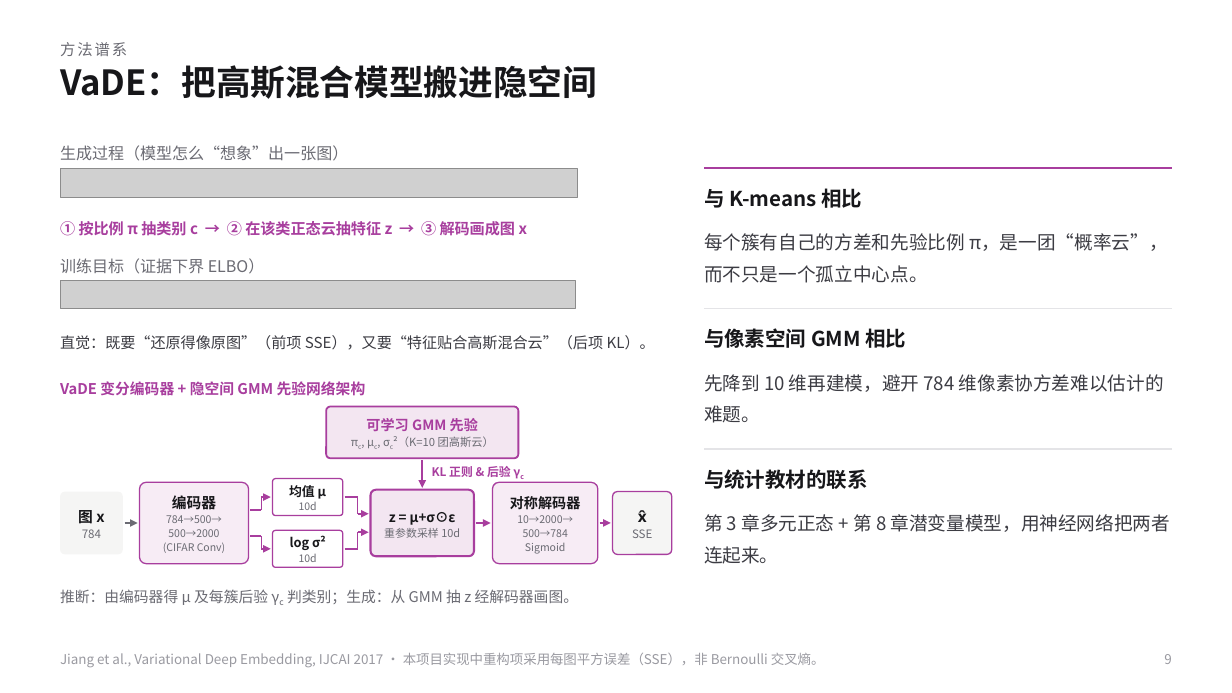
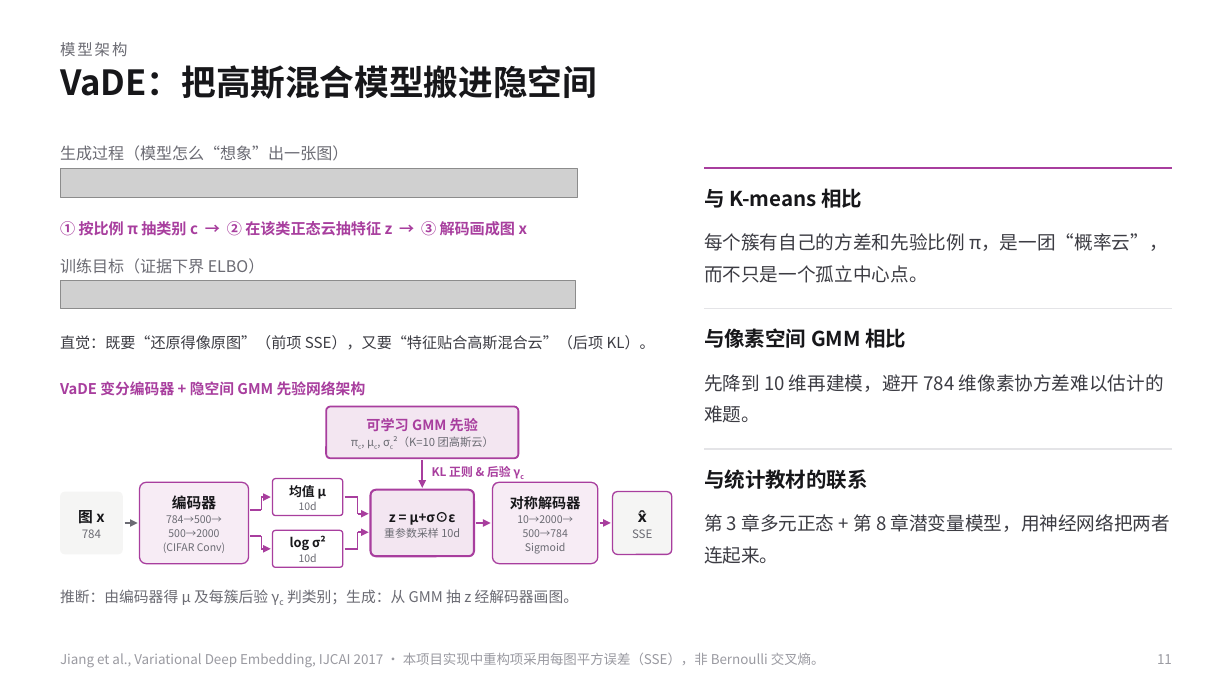
Before and after one commit to KQYaili/DeepClustering-Survey, a slide deck: slide 11 of presentation/deep-clustering-evolution-selection-guide.pptx (slide 9 before the commit). Drawn at 1232x693 pixels with LibreOffice and Linux fonts; fonts in the diff are those of the drawing; grey boxes stand for pictures. Boxes give left, top, right and bottom in pixels: in the first picture for what was removed or moved away, otherwise in the second. Text is boxed around its words. In the diff, an @@ line names an element or a change of style, - is before the commit and + after.

```diff
--- a/presentation/deep-clustering-evolution-selection-guide.pptx
+++ b/presentation/deep-clustering-evolution-selection-guide.pptx
@@ text at (x1=60, y1=42, x2=127, y2=56): text changed @@
-方法谱系
+模型架构
@@ text at (x1=1157, y1=654, x2=1172, y2=664): text changed @@
-9
+11
```
Also in this commit, not shown: 26 other slides changed, 2 slides added, 8 other files.
